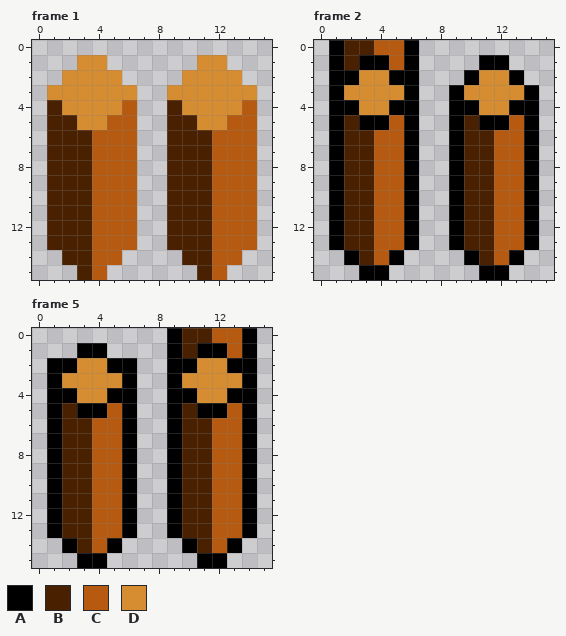
Two versions of one pixel-art file, Assets/Texures/Objects/ASE/Fence001.ase. Above is the file before it was changed.
16x16 pixels, 7 frames. Shown: frame 1, frame 2, frame 5. The commit also changed other frames, which this record leaves out.
Palette (. is transparent): A #000000  B #4a2100  C #b55a10  D #d68c31
Now the later version:
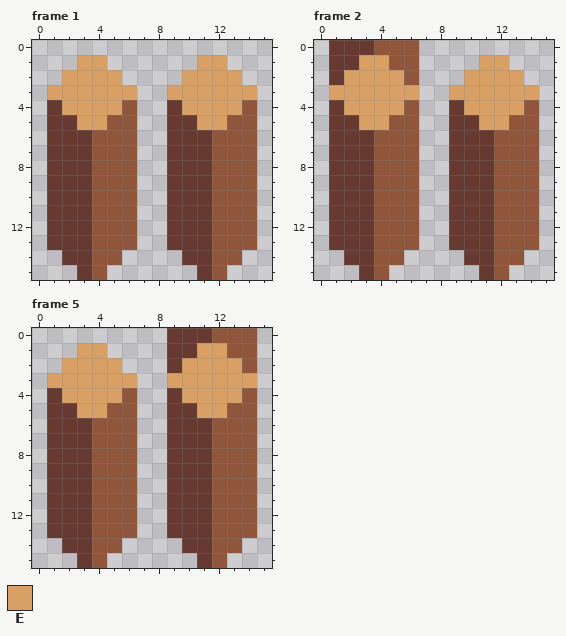
Colours new in this view: E #d9a066
Difference:
Colour B changes from #4a2100 to #663931.
Colour C changes from #b55a10 to #8f563b.
Frame 1:
The edit turns colour D into colour E in row 1 at x 3 to 4 and 11 to 12; in row 2 at x 2 to 5 and 10 to 13; in row 3 at x 1 to 6 and 9 to 14; in row 4 at x 2 to 5 and 10 to 13; in row 5 at x 3 to 4 and 11 to 12.
Frame 2:
The edit turns colour A into colour B in rows 0 to 2 at x 1; in rows 4 to 13 at x 1 and 9; in row 14 at x 2 and 10; in row 15 at x 3 and 11.
The edit turns colour A into colour C in rows 0 to 2 at x 6; in rows 4 to 13 at x 6 and 14; in row 14 at x 5 and 13; in row 15 at x 4 and 12.
The edit turns colour A into colour E in row 1 at x 3 to 4 and 11 to 12; in row 2 at x 2, 5, 10 and 13; in row 3 at x 1, 6, 9 and 14; in row 4 at x 2, 5, 10 and 13; in row 5 at x 3 to 4 and 11 to 12.
The edit turns colour D into colour E in row 2 at x 3 to 4 and 11 to 12; in row 3 at x 2 to 5 and 10 to 13; in row 4 at x 3 to 4 and 11 to 12.
Frame 5:
The edit turns colour A into colour B in rows 0 to 2 at x 9; in rows 4 to 13 at x 1 and 9; in row 14 at x 2 and 10; in row 15 at x 3 and 11.
The edit turns colour A into colour C in rows 0 to 2 at x 14; in rows 4 to 13 at x 6 and 14; in row 14 at x 5 and 13; in row 15 at x 4 and 12.
The edit turns colour A into colour E in row 1 at x 3 to 4 and 11 to 12; in row 2 at x 2, 5, 10 and 13; in row 3 at x 1, 6, 9 and 14; in row 4 at x 2, 5, 10 and 13; in row 5 at x 3 to 4 and 11 to 12.
The edit turns colour D into colour E in row 2 at x 3 to 4 and 11 to 12; in row 3 at x 2 to 5 and 10 to 13; in row 4 at x 3 to 4 and 11 to 12.
The author cleared colour A in row 2 at x 1 and 6.
Changed places in both pictures, as pixel boxes (x1, y1, x2, y2):
changed: (47, 55, 257, 280)
changed: (329, 40, 539, 280)
changed: (47, 328, 257, 568)
